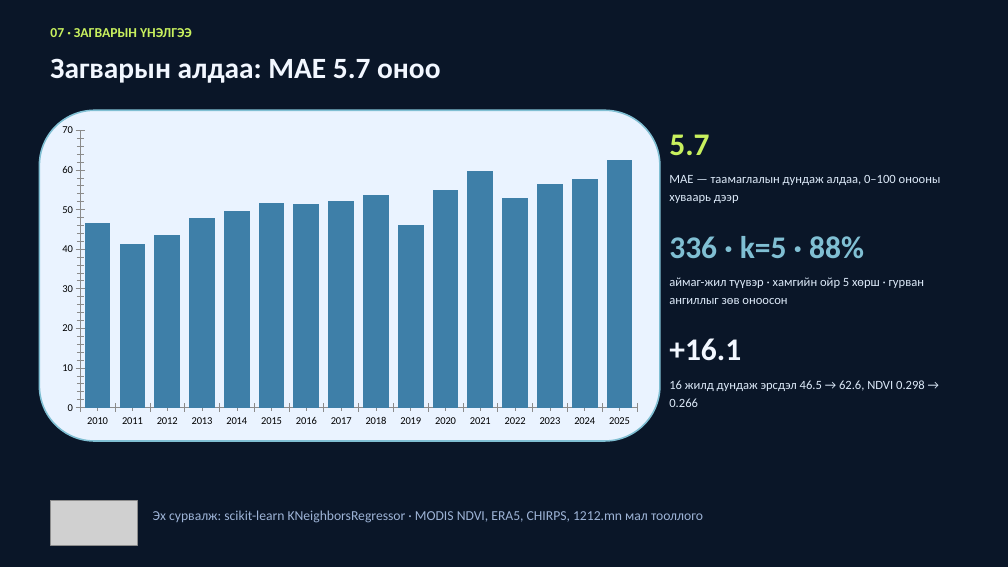
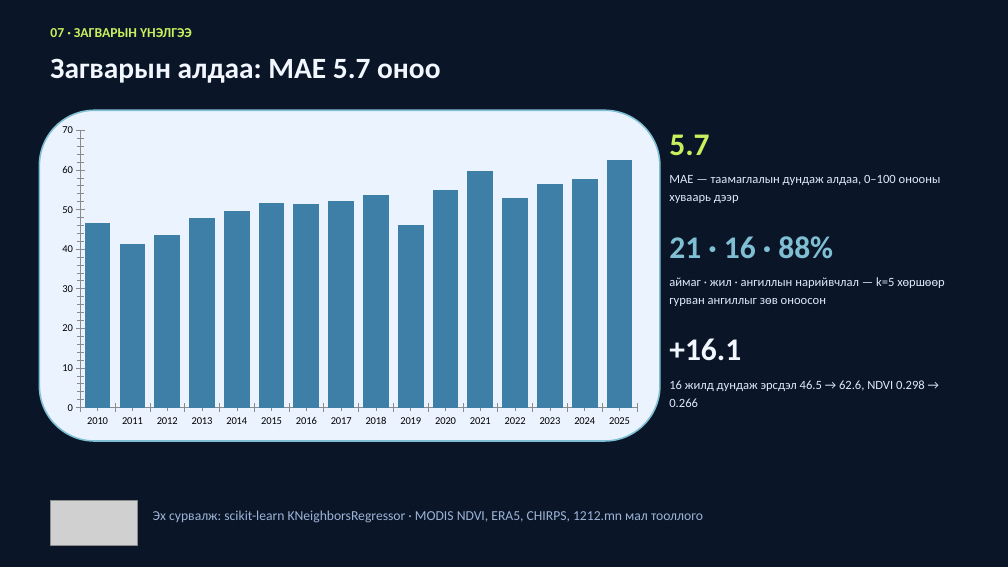
Before and after one commit to byrakang/pasture-risk-ai, a slide deck: slide 8 of docs/pasture-ai-team-deck.pptx. Drawn at 1008x567 pixels with LibreOffice and Linux fonts; fonts in the diff are those of the drawing; grey boxes stand for pictures. Boxes give left, top, right and bottom in pixels: in the first picture for what was removed or moved away, otherwise in the second. Text is boxed around its words. In the diff, an @@ line names an element or a change of style, - is before the commit and + after.

```diff
--- a/docs/pasture-ai-team-deck.pptx
+++ b/docs/pasture-ai-team-deck.pptx
@@ text at [669,236,944,306]: text changed @@
-336 · k=5 · 88%
-аймаг-жил түүвэр · хамгийн ойр 5 хөрш · гурван ангиллыг зөв оноосон
+21 · 16 · 88%
+аймаг · жил · ангиллын нарийвчлал — k=5 хөршөөр гурван ангиллыг зөв оноосон
```
Also in this commit, not shown: 1 other slide changed, 6 other files.
